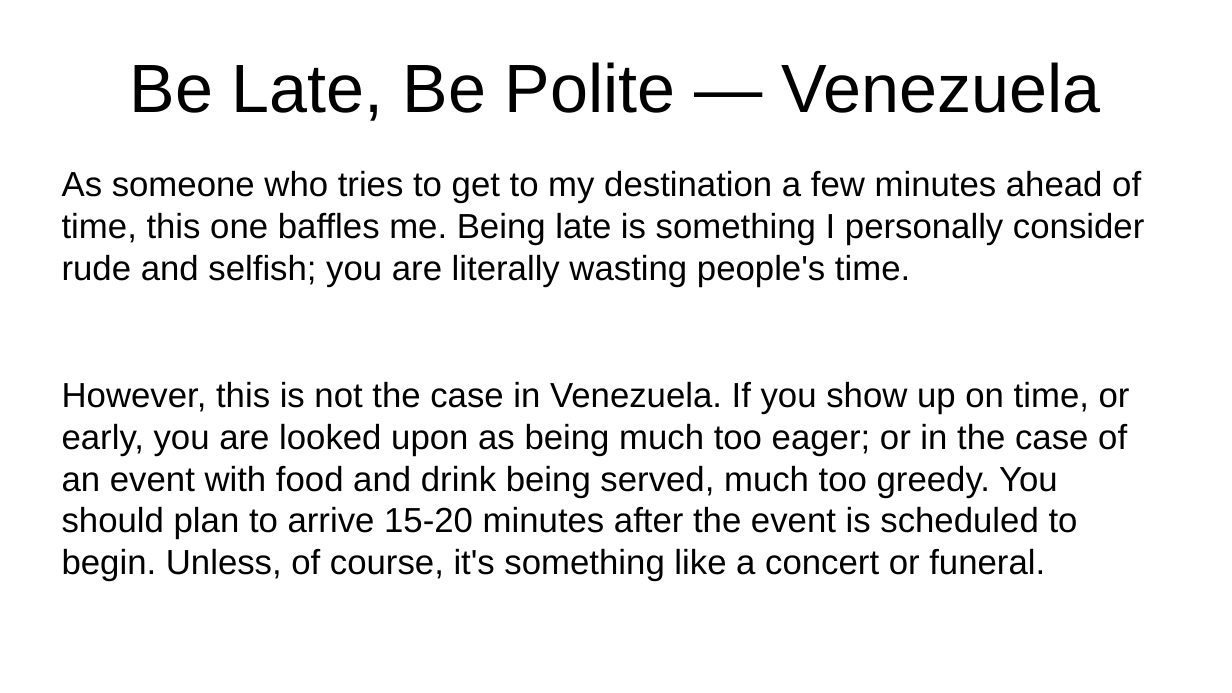
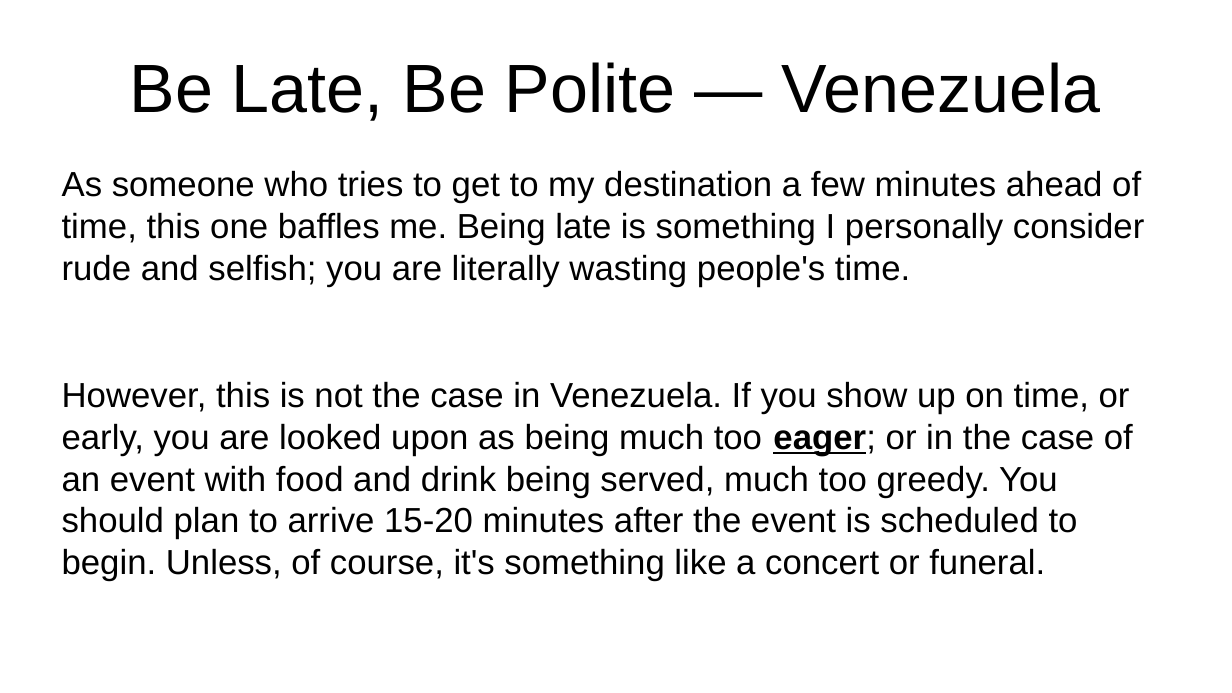
Before and after one commit to Catalinhimself/UTM, a slide deck: slide 10 of eng/manners/manners around the world.odp. Drawn at 1232x693 pixels with LibreOffice and Linux fonts; fonts in the diff are those of the drawing. Boxes give left, top, right and bottom in pixels: in the first picture for what was removed or moved away, otherwise in the second. Text is boxed around its words. In the diff, an @@ line names an element or a change of style, - is before the commit and + after.

```diff
--- a/eng/manners/manners around the world.odp
+++ b/eng/manners/manners around the world.odp
@@ text at (62,381,1133,581): bold on, underline on in "eager;" @@
```
Also in this commit, not shown: 10 other slides changed, 34 other files.
